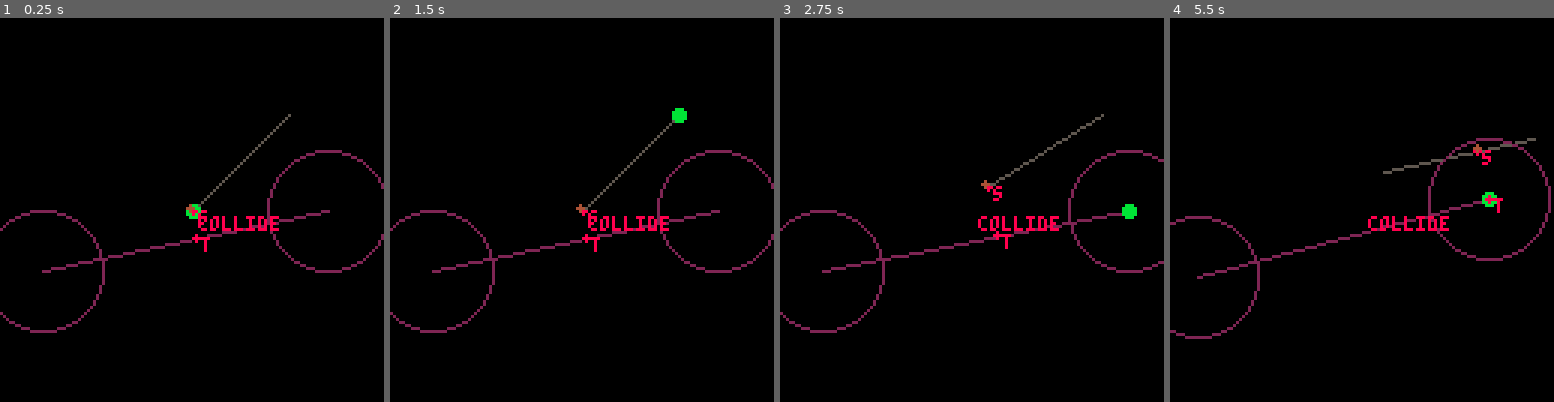
Above: before the commit, frames 1-4 (left to right).
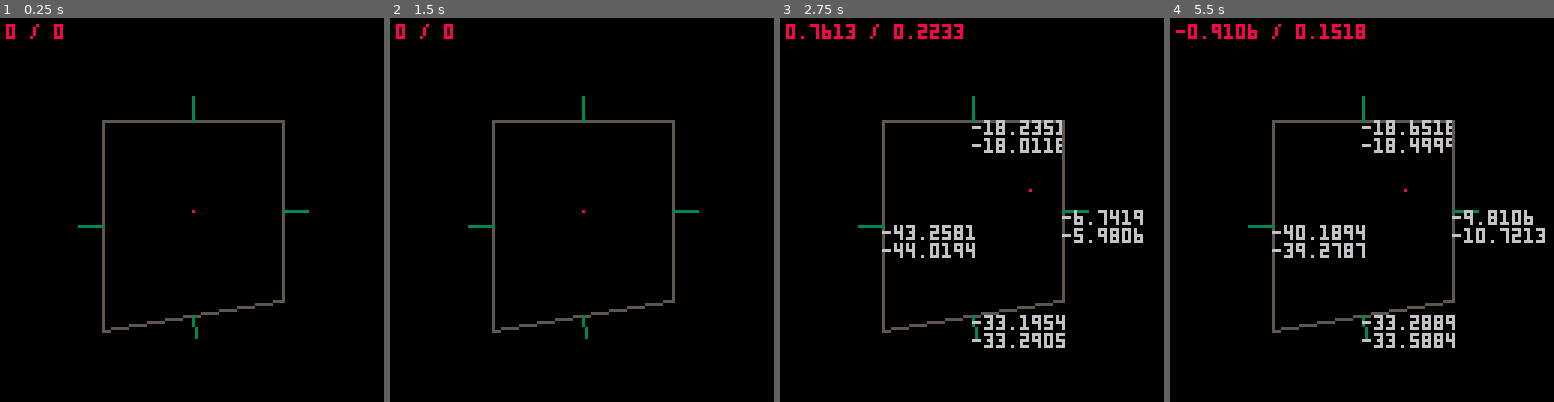
Above: after the commit, the same moments.

Repository: freds72/qk8
Game: PICO-8 cartridge carts/physic.p8
Same seed, same stepped clock (60 frames per second), same inputs: the game is played once before the commit and once after it.
Inputs:
- Up to frame 1 (0.25 s): no input
- Up to frame 2 (1.5 s): tap X (X key) at 0.33, 1.07 s; tap O (Z key) at 0.7 s
- Up to frame 3 (2.75 s): hold Right 1.6-2.1 s; tap O (Z key) at 1.7, 2.1, 2.5 s; tap X (X key) at 1.85 s; hold Up 2.15-2.42 s; hold Right from 2.47 s (still down)
- Up to frame 4 (5.5 s): tap O (Z key) every 0.4 s from 2.9 to 5.3 s; tap X (X key) at 2.97, 4.08, 5.2 s; release Right at 3.03 s; hold Left 3.08-3.58 s; hold Down 3.63-3.97 s; hold Right 4.02-4.68 s; hold Up 4.73-5.03 s; hold Left from 5.08 s (still down)

The runs differ from the first frame. In frame 1, 4.2% of the frame differs, in the area x 0-100%, y 1-84%; in frame 2, 4.2%; in frame 3, 7.4%; in frame 4, 7.8%, in the area x 0-100%, y 1-86%.

Commit message:
collision working wip

Diff:
--- a/carts/physic.p8
+++ b/carts/physic.p8
@@ -97,41 +97,129 @@
   return s,t
 end
 
+local walls={
+  {-30,30},
+  {30,30},
+  {30,-30},
+  {-30,-40}
+}
+
+local velocity,plyr,hits={0,0},{0,0},{}
 function _update()
   local dx,dy=0,0
   if(btn(0)) dx=-1
   if(btn(1)) dx=1
   if(btn(2)) dy=1
   if(btn(3)) dy=-1
-  if(btnp(4)) sel-=1
-  if(btnp(5)) sel+=1
-
-  sel=((sel%4)+4)%4
-  segments[sel+1][1]+=dx
-  segments[sel+1][2]+=dy
-end
-
-local _line={-5,10,32,9}
+
+  velocity[1]+=dx/8
+  velocity[2]+=dy/8
+
+  velocity[1]*=0.9
+  velocity[2]*=0.9
+
+  hits={}
+
+  if v2_len(velocity)>1/32 then
+
+    local tgt={plyr[1]+velocity[1],plyr[2]+velocity[2]}
+    local offset=5
+
+    -- find intersection with walls
+
+    local w0=walls[#walls]
+    for i,w1 in ipairs(walls) do
+      w0.hit=nil
+      w0.txt=nil
+
+      -- distance to plane (inc. offset)
+      local a_dist,b_dist=v2_dot(w0.n,plyr)-(w0.d-offset),v2_dot(w0.n,tgt)-(w0.d-offset)
+      --w0.txt=a_dist>b_dist and "out" or "in"
+      w0.txt=a_dist.."\n"..b_dist
+
+      if a_dist>0 or b_dist>0 then
+        local s,t=ClosestPtSegmentSegment(w0,w1,plyr,tgt)
+
+        local c1,c2=v2_lerp(w0,w1,s),v2_lerp(plyr,tgt,t)
+        local dist=v2_len(v2_make(c1,c2))
+        if dist<=offset then
+          -- collision
+          --w0.txt=dist
+
+          -- impact point
+          if a_dist<b_dist then
+            local t=(b_dist)/(b_dist-a_dist)
+            add(hits,{t=t,n=w0.n})
+            w0.hit=true
+            w0.txt=t
+          end
+        end
+      end
+
+      w0=w1
+    end
+
+    for i,hit in ipairs(hits) do
+      local f=-hit.t*v2_dot(hit.n,velocity)
+      v2_add(velocity,hit.n,f)
+    end
+
+    v2_add(plyr,velocity)
+  else
+    velocity={0,0}
+  end
+
+  --[[
+  local w0=walls[#walls]
+  for i,w1 in ipairs(walls) do
+    w0.out=v2_dot(w0.n,plyr)-w0.d
+    w0=w1
+  end
+  ]]
+
+end
+
+function project(a)
+  return a[1],-a[2]
+end
 
 function _init()
   camera(-64,-64)
-end
--- draw a segment a/b
-function seg(a,b,col)
-  line(a[1],-a[2],b[1],-b[2],col)
+  -- add normals to walls
+  local w0=walls[#walls]
+  for i,w1 in ipairs(walls) do
+    local n=v2_normal(v2_make(w0,w1))
+    n={-n[2],n[1]}
+    w0.n=n
+    -- distance
+    w0.d=v2_dot(n,w0)
+    w0=w1
+  end
 end
 
 function _draw()
   cls()
 
-  seg(segments[1],segments[2],5)
-  seg(segments[3],segments[4],2)
-  circ(segments[3][1],-segments[3][2],20,2)
-  circ(segments[4][1],-segments[4][2],20,2)
-
-  local selpt=segments[sel+1]
-  circfill(selpt[1],-selpt[2],2,11)
-
+  local w0=walls[#walls]
+  for i,w1 in ipairs(walls) do
+    local x0,y0=project(w0)
+    local x1,y1=project(w1)
+    line(x0,y0,x1,y1,w0.hit and 8 or 5)
+    -- normal
+    local m={(w0[1]+w1[1])/2,(w0[2]+w1[2])/2}
+    local n={m[1]+8*w0.n[1],m[2]+8*w0.n[2]}
+    local x2,y2=project(n)
+    line((x0+x1)/2,(y0+y1)/2,x2,y2,3)
+
+    if(w0.txt) print(w0.txt,(x0+x1)/2,(y0+y1)/2,6)
+    w0=w1
+  end
+
+  local x0,y0=project(plyr)
+  pset(x0,y0,8)
+
+
+  --[[
   local s,t=ClosestPtSegmentSegment(segments[1],segments[2],segments[3],segments[4])
 
   local c1,c2=v2_lerp(segments[1],segments[2],s),v2_lerp(segments[3],segments[4],t)
@@ -139,83 +227,77 @@
   print("s",c1[1]+2,-c1[2],8)
   circfill(c2[1],-c2[2],1,8)
   print("t",c2[1]+2,-c2[2],8)
-
-
-  local n,d=v2_normal(v2_make(c1,c2))
-  if d<20 then
-    print("collide",2,2,8)
-    local t=d/20
-    local c={c1[1]-t*n[1],c1[2]-t*n[2]}
-    circfill(c[1],-c[2],1,4)
-  end
-end
-…(70 lines of a section not shown)…
+  ]]
+
+  print(velocity[1].." / "..velocity[2],-62,-62,8)
+end
+…(70 lines of a section not shown)…
